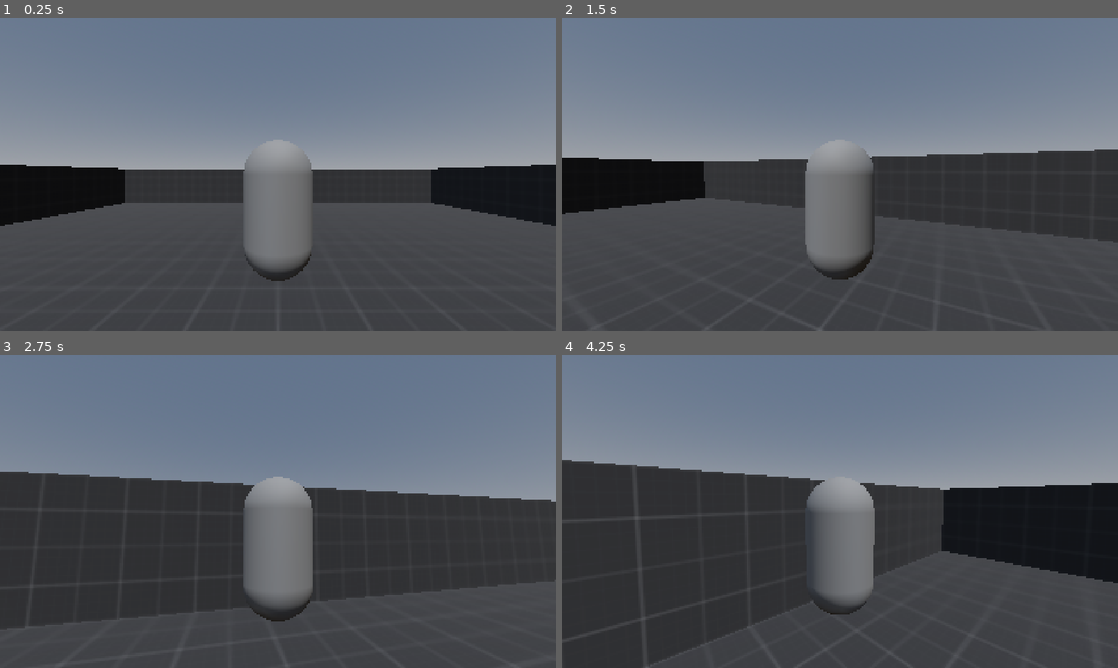
Above: before the commit, frames 1-4 (two rows, left to right).
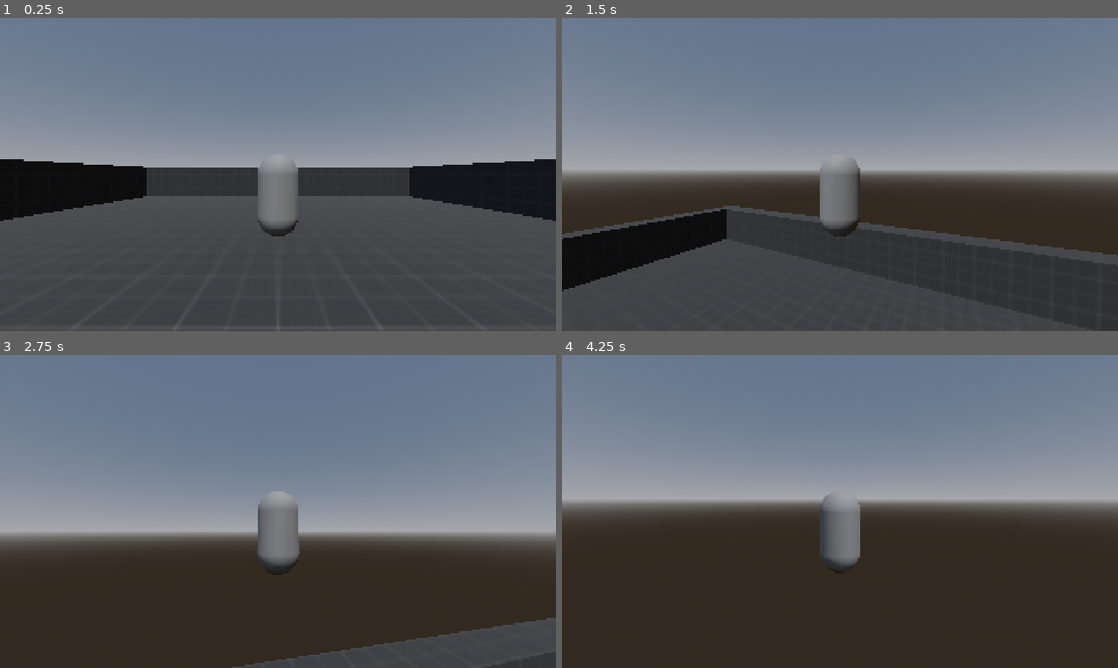
Above: after the commit, the same moments.

Repository: livemehere/3d-prototype
Game: Godot game, scene res://scenes/Main.tscn
The game is run twice, just before and just after one commit, with the same random seed, the same clock (stepped at 60 frames per second) and the same inputs.
Inputs (mouse positions are in pixels of both pictures, inside the frame that each line leads up to):
- Up to frame 1 (0.25 s): no input
- Up to frame 2 (1.5 s): move the mouse to (867, 174) at 0.52 s; hold Space (jump) 0.53-1.28 s; hold W (move_forward) from 0.53 s (still down); move the mouse to (812, 174) at 1.27 s; tap Space (jump) at 1.35 s
- Up to frame 3 (2.75 s): keep holding W (move_forward); tap Space (jump) at 1.52, 1.82 s; move the mouse to (289, 505) at 2.02 s; hold Space (jump) from 2.03 s (still down)
- Up to frame 4 (4.25 s): keep holding W (move_forward); move the mouse to (834, 517) at 2.77 s; release Space (jump) at 2.78 s; tap Space (jump) at 2.85, 3.02, 3.32 s; move the mouse to (878, 514) at 3.52 s; hold Space (jump) from 3.53 s (still down)

The runs differ from the first frame. In frame 1, 5.7% of the frame differs, in the area x 0-100%, y 38-100%; in frame 2, 20%; in frame 3, 36%; in frame 4, 40%, in the area x 0-100%, y 33-100%.

Commit message:
feat: short jump & long jump

Diff:
--- a/entities/player/Player.tscn
+++ b/entities/player/Player.tscn
@@ -16,6 +16,7 @@
 
 [node name="Player" type="CharacterBody3D" unique_id=374215843]
 script = ExtResource("1_453mm")
+jumpForce = 8.0
 acceleration = 15.0
 friction = 15.0
 airControl = 0.9
@@ -35,7 +36,7 @@
 
 [node name="SpringArm3D" type="SpringArm3D" parent="." unique_id=1339759267]
 transform = Transform3D(1, 0, 0, 0, 1, 0, 0, 0, 1, 0, 1.5, 0)
-spring_length = 3.0
+spring_length = 5.0
 script = ExtResource("2_62i1b")
 
 [node name="Camera3D" type="Camera3D" parent="SpringArm3D" unique_id=1376734024]
--- a/entities/player/player.gd
+++ b/entities/player/player.gd
@@ -1,11 +1,17 @@
 extends CharacterBody3D
 
 @export var speed: float = 8.0
-@export var jumpForce: float = 4.0
+@export var turnSPeed: float = 30
+
+# smooth transition for when start/stop move
 @export var acceleration: float = 25.0
 @export var friction: float = 25.0
+
+# jump/gravity
+@export var jumpForce: float = 4.0
+@export var fall_gravity_multiplier: float = 1.8
+@export var low_jump_multiplier: float = 2.5 # for short jump
 @export var airControl: float = 0.25
-@export var turnSPeed: float = 30
 
 @onready var model: MeshInstance3D = $Model
 @onready var third_person_camera: Camera3D = $SpringArm3D/Camera3D
@@ -14,8 +20,15 @@
 
 func _physics_process(delta: float) -> void:
 	# gravity
+	var gravity_mutilplier := 1.0
+	if velocity.y < 0:
+		gravity_mutilplier = fall_gravity_multiplier
+	# for lower jump
+	elif velocity.y > 0 and not Input.is_action_pressed("jump"):
+		gravity_mutilplier = low_jump_multiplier
+
 	if not is_on_floor():
-		velocity.y -= gravity * delta
+		velocity.y -= gravity * gravity_mutilplier * delta
 		velocity.x *= airControl
 		velocity.z *= airControl
 
